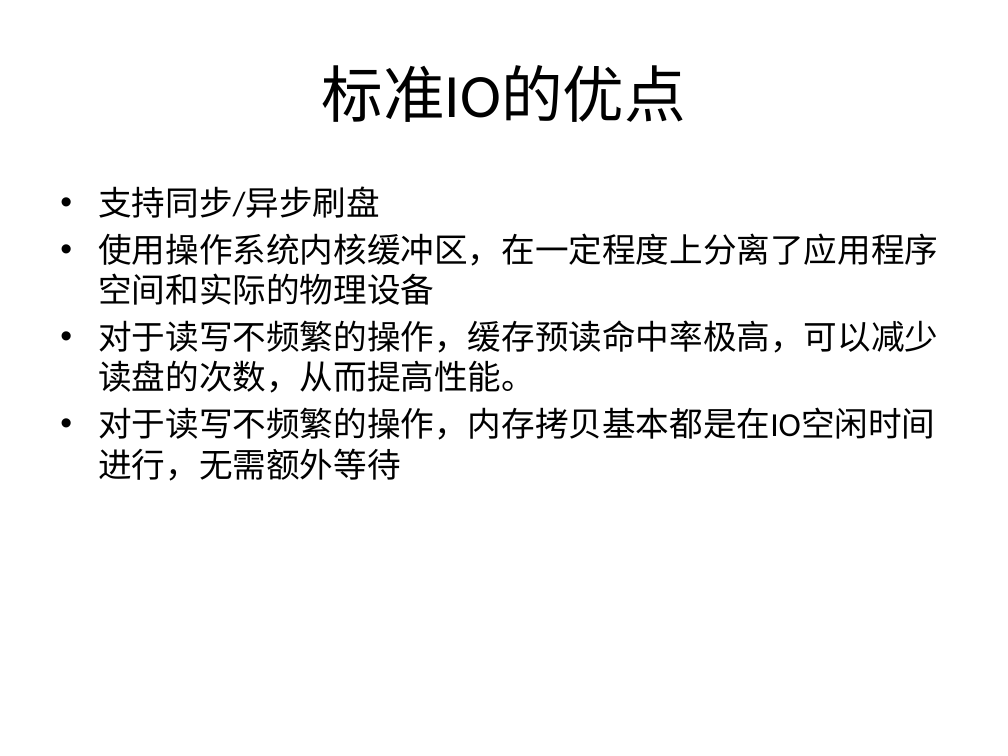
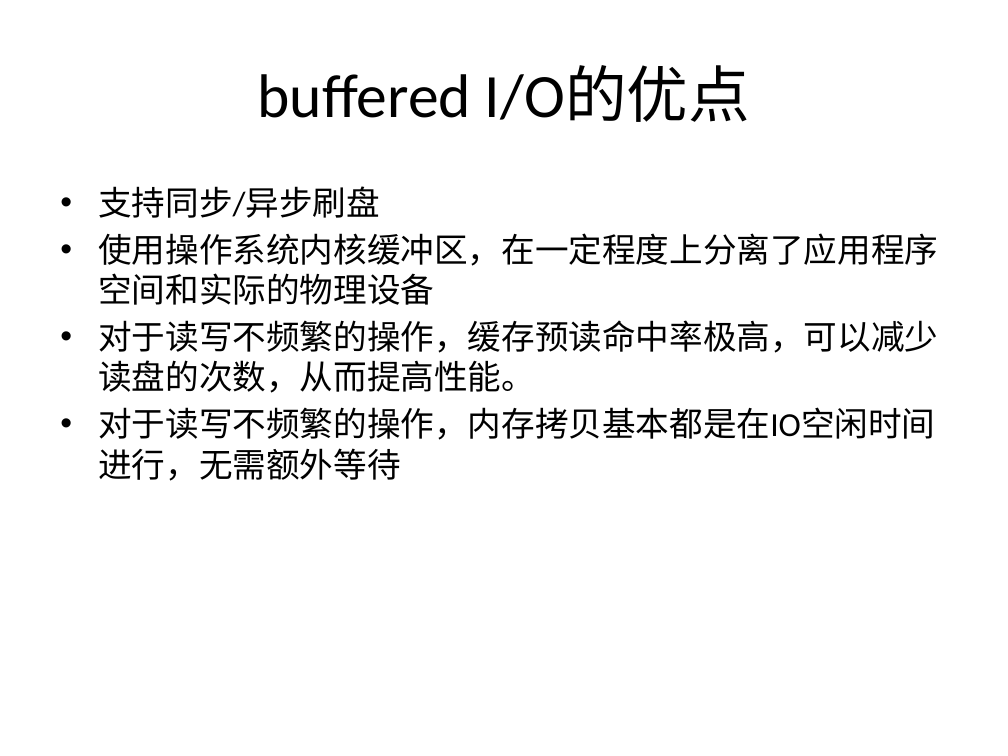
Before and after one commit to liuendy/practice, a slide deck: slide 5 of IO.pptx (slide 4 before the commit). Drawn at 1008x756 pixels with LibreOffice and Linux fonts; fonts in the diff are those of the drawing. Boxes give left, top, right and bottom in pixels: in the first picture for what was removed or moved away, otherwise in the second. Text is boxed around its words. In the diff, an @@ line names an element or a change of style, - is before the commit and + after.

```diff
--- a/IO.pptx
+++ b/IO.pptx
@@ title at (x1=258, y1=66, x2=750, y2=122): text changed @@
-标准IO的优点
+buffered I/O的优点
```
Also in this commit, not shown: 5 other slides changed, 3 slides added, 1 other file.
